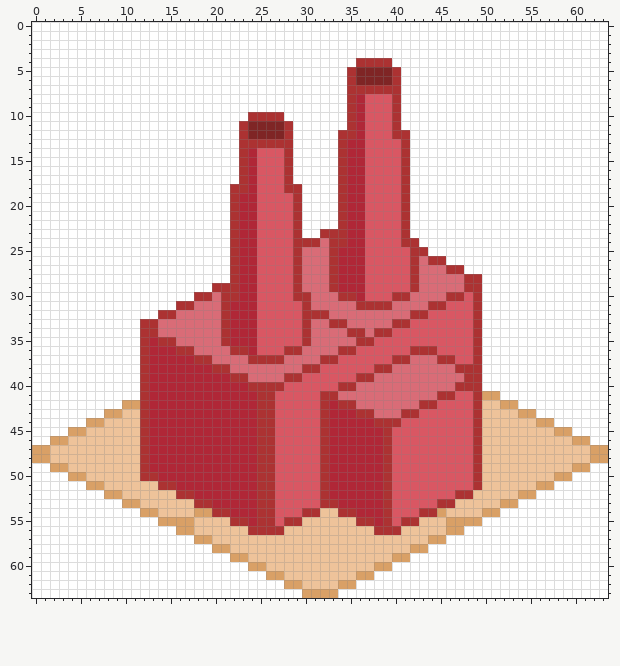
A pixel-art file gets an edit: LD48/Assets/Sprites/Factory.aseprite. This is how it looked before the edit.
64x64 pixels, 1 frame.
New version:
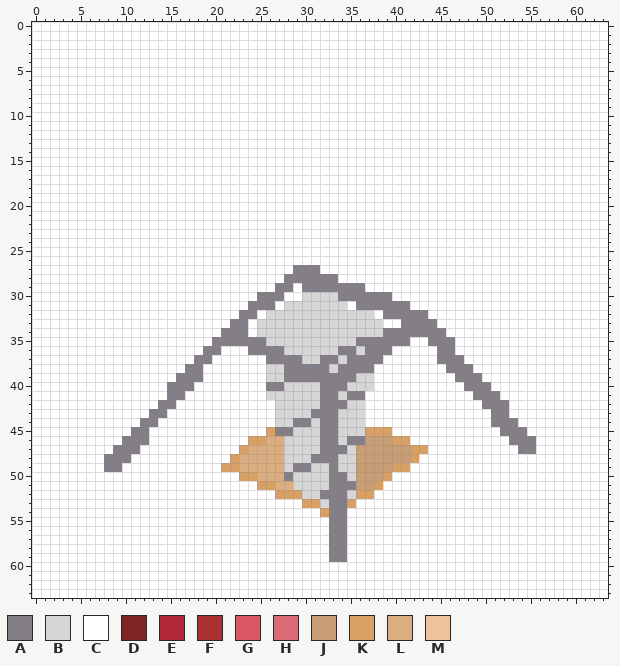
Palette (. is transparent): A #847e87  B #d6d6d6  C #ffffff  D #7f2525  E #b02737  F #ac3232  G #d95763  H #d96c77  J #c79d75  K #d9a066  L #dbad81  M #eec39a
Diff:
layer "Ground" now hidden
layer "Factory" now hidden
layer "DrillBack" added
layer "Drill" added
layer "Layer 1" added
layer "DrillFront" added
layer "Chimney" removed
Changed rows in their new state; - is an unchanged pixel.
first column x 0:
 4 ------------------------------------CCCC------------------------
 5 -----------------------------------CCCCCC-----------------------
 6 -----------------------------------CCCCCC-----------------------
 7 -----------------------------------CCCCCC-----------------------
 8 -----------------------------------CCCCCC-----------------------
 9 -----------------------------------CCCCCC-----------------------
10 ------------------------CCCC-------CCCCCC-----------------------
11 -----------------------CCCCCC------CCCCCC-----------------------
12 -----------------------CCCCCC-----CCCCCCCC----------------------
13 -----------------------CCCCCC-----CCCCCCCC----------------------
14 -----------------------CCCCCC-----CCCCCCCC----------------------
15 -----------------------CCCCCC-----CCCCCCCC----------------------
16 -----------------------CCCCCC-----CCCCCCCC----------------------
17 -----------------------CCCCCC-----CCCCCCCC----------------------
18 ----------------------CCCCCCCC----CCCCCCCC----------------------
19 ----------------------CCCCCCCC----CCCCCCCC----------------------
20 ----------------------CCCCCCCC----CCCCCCCC----------------------
21 ----------------------CCCCCCCC----CCCCCCCC----------------------
22 ----------------------CCCCCCCC----CCCCCCCC----------------------
23 ----------------------CCCCCCCC--CCCCCCCCCC----------------------
24 ----------------------CCCCCCCCCCCCCCCCCCCCC---------------------
25 ----------------------CCCCCCCCCCCCCCCCCCCCCC--------------------
26 ----------------------CCCCCCCCCCCCCCCCCCCCCCCC------------------
27 ----------------------CCCCCCCAAACCCCCCCCCCCCCCCC----------------
28 ----------------------CCCCCCAAAAAACCCCCCCCCCCCCCCC--------------
29 --------------------CCCCCCCAACAAAAAAACCCCCCCCCCCCC--------------
30 ------------------CCCCCCCAAACCBBBBAAAAAACCCCCCCCCC--------------
31 ----------------CCCCCCCCAAACBBBBBBBCAAAAAACCCCCCCC--------------
32 --------------CCCCCCCCCAACBBBBBBBBBBBBCAAAAACCCCCC--------------
33 ------------CCCCCCCCCCAACBBBBBBBBBBBBBBCCAAAACCCCC--------------
34 ------------CCCCCCCCCAAACBBBBBBBBBBBBBBAAAAAAACCCC--------------
35 ------------CCCCCCCCAAAAAABBBBBBBBBBAAAAAACCAAACCC--------------
36 ------------CCCCCCCAACCCAAAABBBBBBAABAAACCCCCAACCC--------------
37 ------------CCCCCCAACCCCCCAAAABBAABAAAACCCCCCAAACC--------------
38 ------------CCCCCAACCCCCCCBBAAAAABAAAACCCCCCCCAAAC--------------
39 ------------CCCCAAACCCCCCCBBAAAAAAAABBCCCCCCCCCAAA--------------
40 ------------CCCAAACCCCCCCCAABBBBAAABBBCCCCCCCCCCAAA-------------
41 ------------CCCAACCCCCCCCCBBBBBBAABAACCCCCCCCCCCCAAA------------
42 ----------CCCCAACCCCCCCCCCCBBBBBAAABBCCCCCCCCCCCCCAAAC----------
43 --------CCCCCAACCCCCCCCCCCCBBBBAAABBBCCCCCCCCCCCCCCAACCC--------
44 ------CCCCCCAACCCCCCCCCCCCCBBAABAABBBCCCCCCCCCCCCCCAAACCCC------
45 ----CCCCCCCAACCCCCCCCCCCCCKAABBBAABBBKKKCCCCCCCCCCCCAAACCCCC----
46 --CCCCCCCCAAACCCCCCCCCCCKKLLBBBBAABAAJJJKKCCCCCCCCCCCAAACCCCCC--
47 CCCCCCCCCAAACCCCCCCCCCCKLLLLBBBBAAABJJJJJJKKCCCCCCCCCCAACCCCCCCC
48 CCCCCCCCAAACCCCCCCCCCCKLLLLLBBBAAABBJJJJJJKCCCCCCCCCCCCCCCCCCCCC
49 --CCCCCCAACCCCCCCCCCCKKLLLLLBAABBABBJJJJKKCCCCCCCCCCCCCCCCCCCC--
50 ----CCCCCCCCCCCCCCCCCCCKKLLLABBBBAABJJJKCCCCCCCCCCCCCCCCCCCC----
51 ------CCCCCCCCCCCCCCCCCCCKKLLBBBBAAAJJKCCCCCCCCCCCCCCCCCCC------
52 --------CCCCCCCCCCCCCCCCCCCKKKBBAAABKKCCCCCCCCCCCCCCCCCC--------
53 ----------CCCCCCCCCCCCCCCCCCCCKKBAAKCCCCCCCCCCCCCCCCCC----------
54 ------------CCCCCCCCCCCCCCCCCCCCKAACCCCCCCCCCCCCCCCC------------
55 --------------CCCCCCCCCCCCCCCCCCCAACCCCCCCCCCCCCCC--------------
56 ----------------CCCCCCCCCCCCCCCCCAACCCCCCCCCCCCC----------------
57 ------------------CCCCCCCCCCCCCCCAACCCCCCCCCCC------------------
58 --------------------CCCCCCCCCCCCCAACCCCCCCCC--------------------
59 ----------------------CCCCCCCCCCCAACCCCCCC----------------------
60 ------------------------CCCCCCCCCCCCCCCC------------------------
61 --------------------------CCCCCCCCCCCC--------------------------
62 ----------------------------CCCCCCCC----------------------------
63 ------------------------------CCCC------------------------------
Boxes around the changes in both pictures, in picture pixels (x1, y1, x2, y2):
changed: (32, 58, 608, 598)
